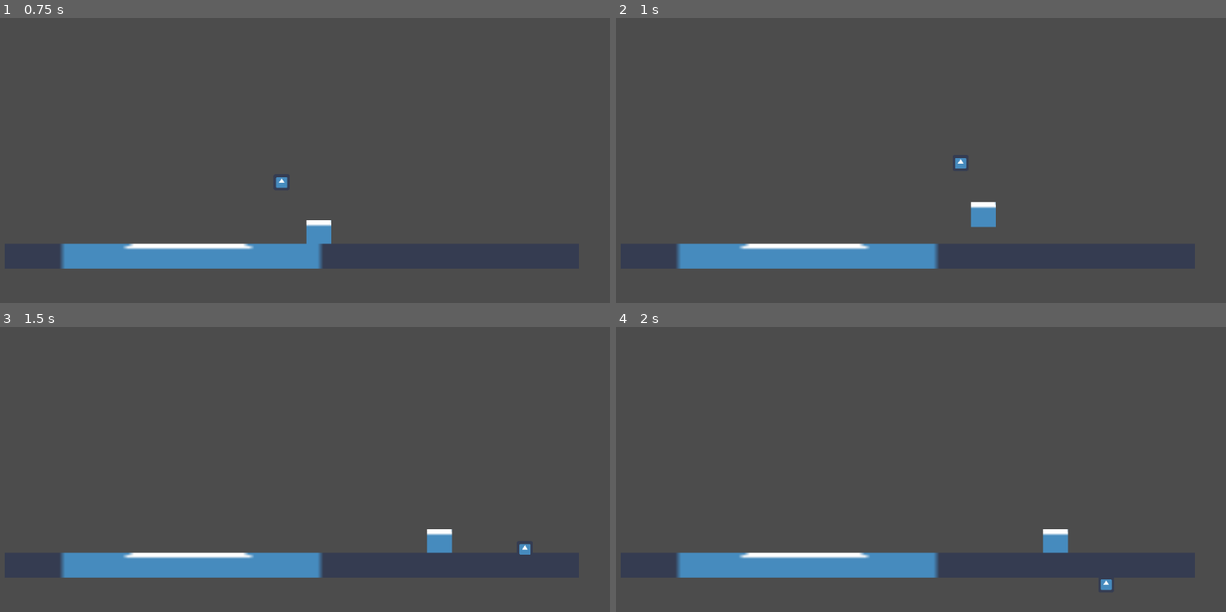
Above: before the commit, frames 1-4 (two rows, left to right).
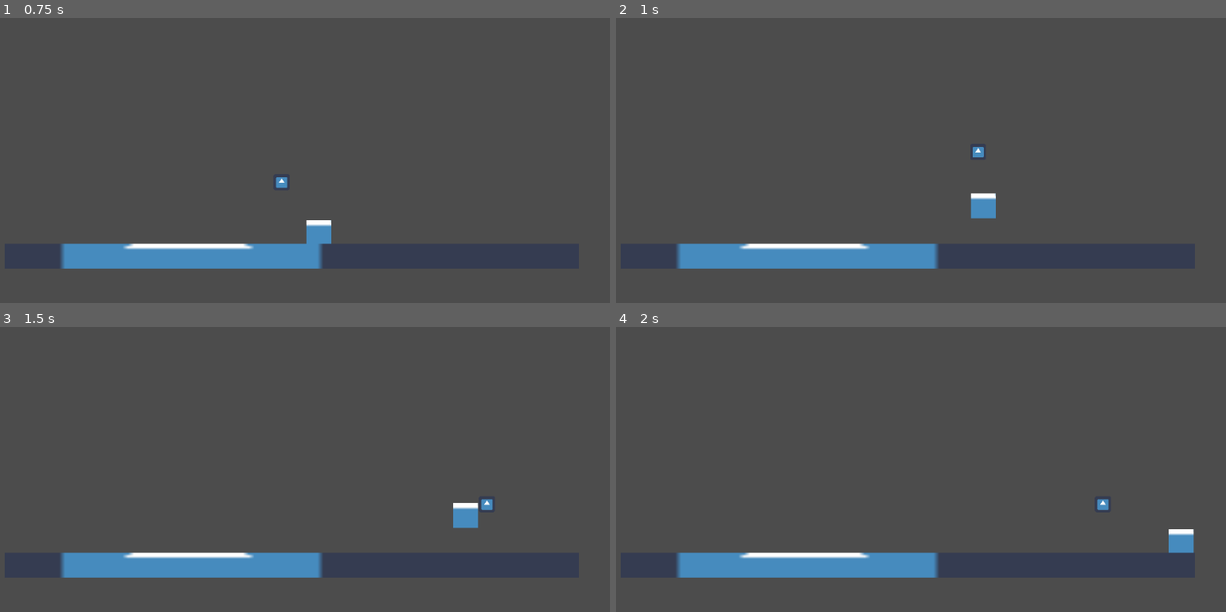
Above: after the commit, the same moments.

Repository: mdrgon1/GWJ-22-Spinzo
Game: Godot game, scene res://Main.tscn
Two runs of this game, one before a commit and one after it. Both use one fixed random seed, a clock stepped at 60 frames per second and the inputs below. The engine's default icon, where the game draws it, is replaced by a stand-in: a white triangle on a blue panel in a dark square.
Inputs:
- Up to frame 1 (0.75 s): hold Right (move_right) from 0.53 s (still down); hold E (throw_ball) from 0.53 s (still down)
- Up to frame 2 (1 s): keep holding Right (move_right); keep holding E (throw_ball); tap W (jump) at 0.77 s; tap X at 0.8 s
- Up to frame 3 (1.5 s): keep holding Right (move_right); release E (throw_ball) at 1.28 s; tap X at 1.35 s
- Up to frame 4 (2 s): keep holding Right (move_right); tap W (jump) at 1.52 s; tap E (throw_ball) at 1.55 s

Frame 1 is identical in both runs. In frame 2, 0.5% of the frame differs, in the area x 55-63%, y 45-74%; in frame 3, 0.9%, in the area x 69-87%, y 60-80%; in frame 4, 0.9%.

Commit message:
added proper transition between ball states

Diff:
--- a/Project/Ball/Movement/Default.gd
+++ b/Project/Ball/Movement/Default.gd
@@ -11,8 +11,14 @@
 var target_radius : float
 var rotations_per_sec : float
 var rps_multiplier : float = 1
+var latched : bool	# keep track of whether or the ball is latched on to something
 
 func enter(_args):
+	if(_args.size() != 0):
+		latched = _args[0]
+	else:
+		latched = false
+
 	target_radius = MAX_RADIUS
 
 	# start rps at what it actually is, then lerp to MIN_RPS
@@ -53,7 +59,7 @@
 
 	print(rotations_per_sec)
 
-	if(Input.is_key_pressed(KEY_X)):
+	if(latched):
 		owner.player.movement.target_velocity = -root_state.velocity
 		root_state.velocity = Vector2(0, 0)
 	else:
--- a/Project/Ball/Movement/Throwing.gd
+++ b/Project/Ball/Movement/Throwing.gd
@@ -10,7 +10,7 @@
 func run(delta):
 
 	if(Input.is_action_just_released("throw_ball")):
-		return "Default"
+		return ["Default", false]
 
 	#if throw ball is held long enough, revert to a charging state
 	if(Input.is_action_pressed("throw_ball")):
@@ -19,7 +19,10 @@
 		timer = 0
 
 	if(timer >= TIME_TO_RECHARGE):
-		return "Default"
+		return ["Default", false]
 
 	if(owner.to_player().length() >= MAX_DISTANCE):
-		return "Default"
+		return ["Default", false]
+
+	if(Input.is_key_pressed(KEY_X)):
+		return ["Default", true]
